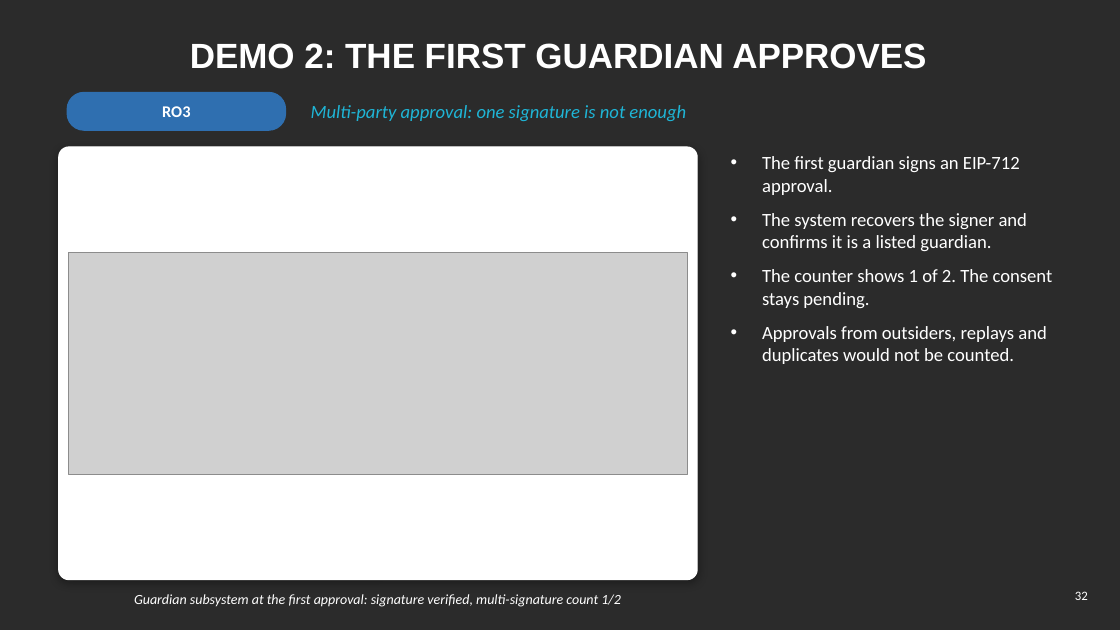
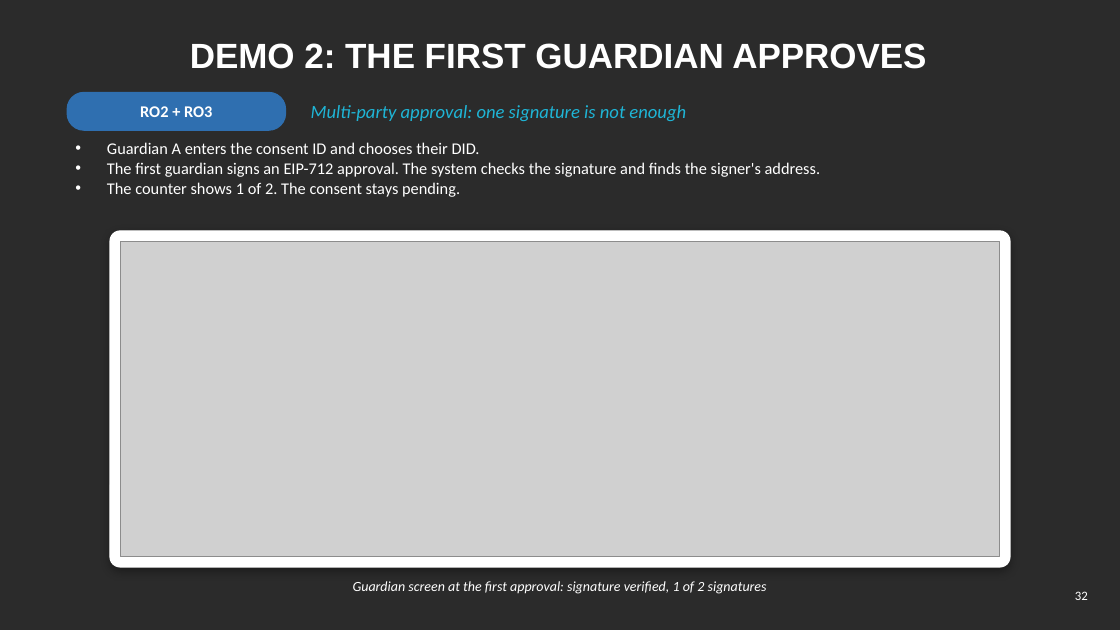
Before and after one commit to yasir12345678900/HealthRWA-Sepolia-Personal-try, a slide deck: slide 32 of docs/Yasir_Candidature_Reassessment_Slides_Simple.pptx. Drawn at 1120x630 pixels with LibreOffice and Linux fonts; fonts in the diff are those of the drawing; grey boxes stand for pictures; background and template pictures are left out; a plain dark background stands for a picture behind light text. Boxes give left, top, right and bottom in pixels: in the first picture for what was removed or moved away, otherwise in the second. Text is boxed around its words. In the diff, an @@ line names an element or a change of style, - is before the commit and + after.

```diff
--- a/docs/Yasir_Candidature_Reassessment_Slides_Simple.pptx
+++ b/docs/Yasir_Candidature_Reassessment_Slides_Simple.pptx
@@ text at (140, 106, 212, 117): text changed @@
-RO3
+RO2 + RO3
@@ text "Guardian A enters the consent ...": place and size @@
-text "Guardian A enters the consent ..." at (762, 156, 1053, 364)
+text "Guardian A enters the consent ..." at (107, 142, 821, 197)
@@ text at (107, 142, 821, 177): text changed; size 16 to 14 pt @@
-• The first guardian signs an EIP-712 approval.
-• The system recovers the signer and confirms it is a listed guardian.
+• Guardian A enters the consent ID and chooses their DID.
+• The first guardian signs an EIP-712 approval. The system checks the signature and finds the signer's address.
@@ text at (107, 182, 460, 197): size 16 to 14 pt in "The counter shows 1 of 2. The ..."; less space between paragraphs @@
@@ rounded rectangle: place and size @@
-rounded rectangle at (59, 147, 697, 580)
+rounded rectangle at (110, 231, 1010, 567)
@@ rounded rectangle at (110, 231, 1010, 567): proportions changed @@
@@ picture: place and size @@
-picture at (69, 252, 687, 474)
+picture at (120, 241, 1000, 557)
@@ text at (762, 326, 1046, 364): paragraph removed @@
-• Approvals from outsiders, replays and duplicates would not be counted.
@@ text at (353, 581, 767, 594): text changed @@
-Guardian subsystem at the first approval: signature verified, multi-signature count 1/2
+Guardian screen at the first approval: signature verified, 1 of 2 signatures
```
Also in this commit, not shown: 5 other slides changed, 2 slides added, 4 slides removed, 3 other files.
